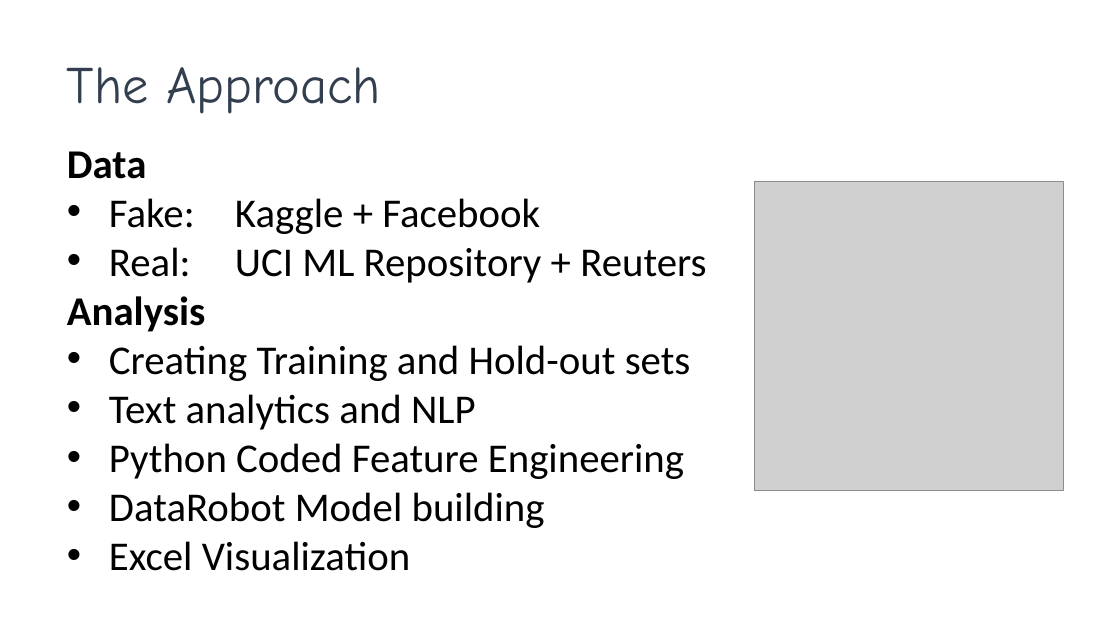
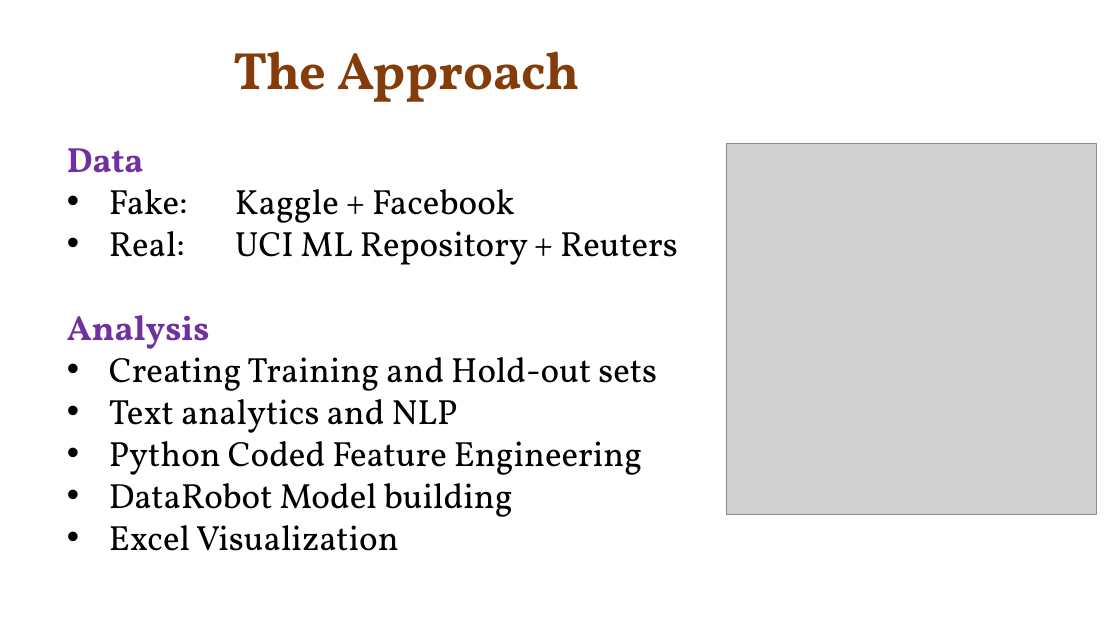
Before and after one commit to bringingjoy/fakenewsjedi, a slide deck: slide 5 of Hackaton Presentation.pptx. Drawn at 1120x630 pixels with LibreOffice and Linux fonts; fonts in the diff are those of the drawing; grey boxes stand for pictures. Boxes give left, top, right and bottom in pixels: in the first picture for what was removed or moved away, otherwise in the second. Text is boxed around its words. In the diff, an @@ line names an element or a change of style, - is before the commit and + after.

```diff
--- a/Hackaton Presentation.pptx
+++ b/Hackaton Presentation.pptx
@@ text "The Approach": place and size @@
-text "The Approach" at <box>67,67,381,114</box>
+text "The Approach" at <box>233,51,579,102</box>
@@ text "The Approach" at <box>233,51,579,102</box>: font Comic Neue to Vollkorn, text colour #333F50 to #843C0B, bold on; alignment left to centre @@
@@ text "Data" at <box>67,148,678,551</box>: size 35 to 30 pt, font Calibri to Vollkorn; text colour #000000 to #7030A0 in "Data", "Analysis" @@
@@ picture: place and size @@
-picture at <box>755,181,1064,491</box>
+picture at <box>726,144,1096,514</box>
```
Also in this commit, not shown: 4 other slides changed.
